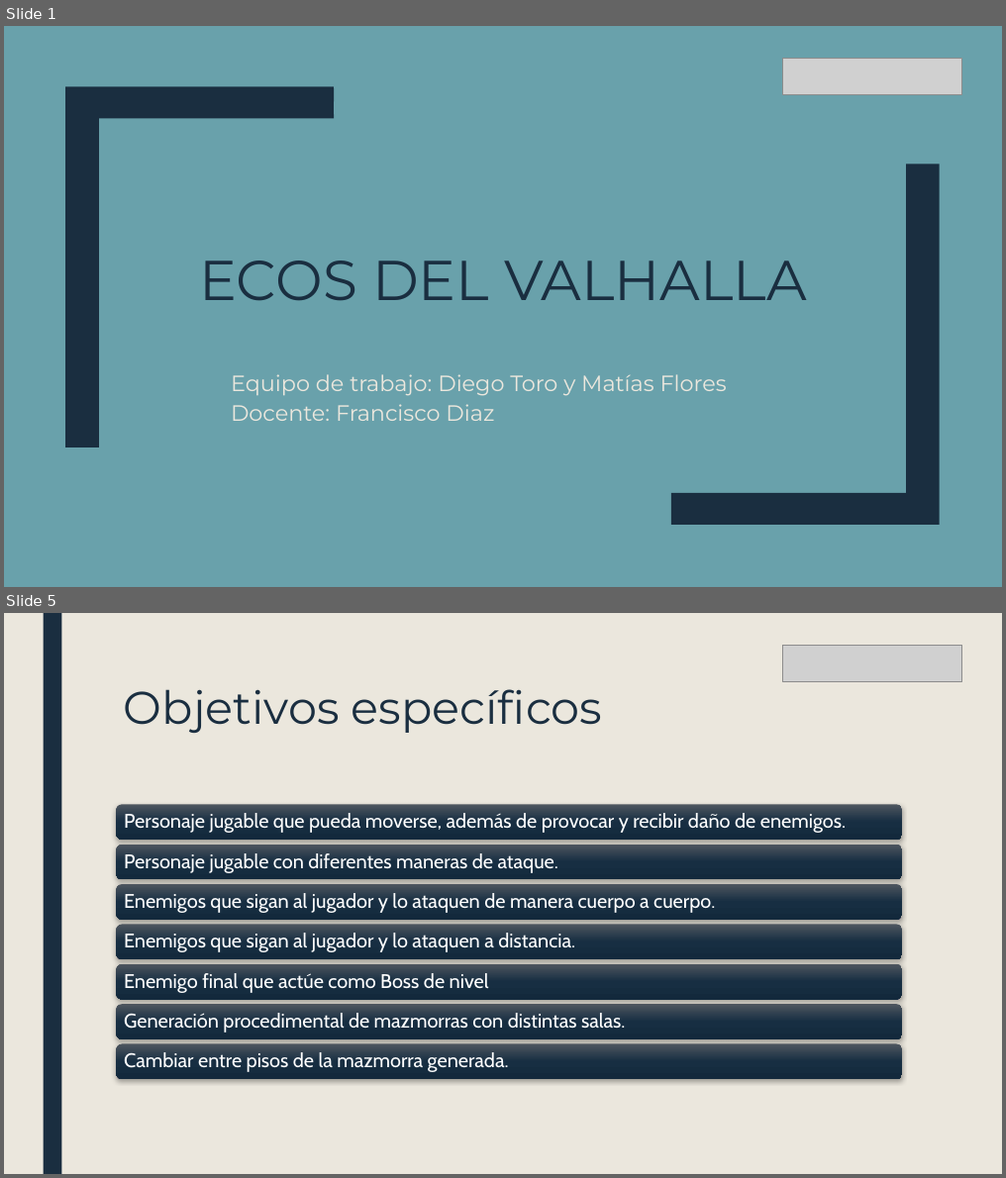
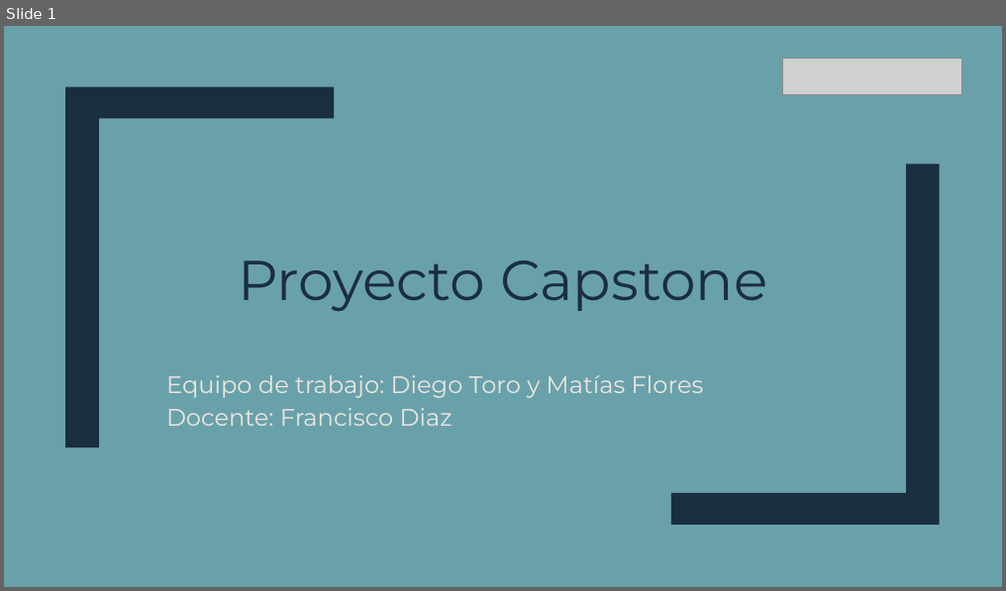
Before and after one commit to ruinedbird/github-capstone, a slide deck: Fase 3/Evidencias grupales/Capstone Roguelike.pptx. Shown one above the other, each under a label of ours: slides 1 and 5 before the commit, slide 1 after it; the slides between them are not shown. The pictures are 1006x1178 and 1006x591 pixels, drawn with LibreOffice and Linux fonts; fonts in the diff are those of the drawing; grey boxes stand for pictures. Boxes give left, top, right and bottom in pixels: in the first picture for what was removed or moved away, otherwise in the second. Text is boxed around its words. In the diff, an @@ line names an element or a change of style, - is before the commit and + after.

```diff
--- a/Fase 3/Evidencias grupales/Capstone Roguelike.pptx
+++ b/Fase 3/Evidencias grupales/Capstone Roguelike.pptx
@@ slide 5 removed at (4, 613, 1002, 1174), background #EBE7DD @@
@@ rectangle removed at (43, 613, 61, 1174) @@
@@ picture removed at (782, 645, 962, 682) @@
@@ title removed at (124, 689, 602, 733) @@
-Objetivos específicos
@@ group removed at (116, 805, 902, 1079): 7 rounded rectangles, 7 texts @@
-Personaje jugable que pueda moverse, además de provocar y recibir daño de enemigos.
-Personaje jugable con diferentes maneras de ataque.
-Enemigos que sigan al jugador y lo ataquen de manera cuerpo a cuerpo.
-Enemigos que sigan al jugador y lo ataquen a distancia.
-Enemigo final que actúe como Boss de nivel
-Generación procedimental de mazmorras con distintas salas.
-Cambiar entre pisos de la mazmorra generada.
@@ slide 1 changed as well @@
@@ freeform shape at (65, 86, 334, 448): rotation 0 to 180 degrees @@
@@ title at (239, 261, 767, 311): text changed @@
-ECOS DEL VALHALLA
+Proyecto Capstone
@@ subtitle "Equipo de trabajo: Diego Toro ...": place and size @@
-subtitle "Equipo de trabajo: Diego Toro ..." at (231, 374, 727, 421)
+subtitle "Equipo de trabajo: Diego Toro ..." at (166, 375, 704, 426)
@@ subtitle "Equipo de trabajo: Diego Toro ..." at (166, 375, 704, 426): size 21.3 to 23 pt @@
```
Also in this commit, not shown: 8 other slides changed, 6 slides added, 5 other slides removed.
